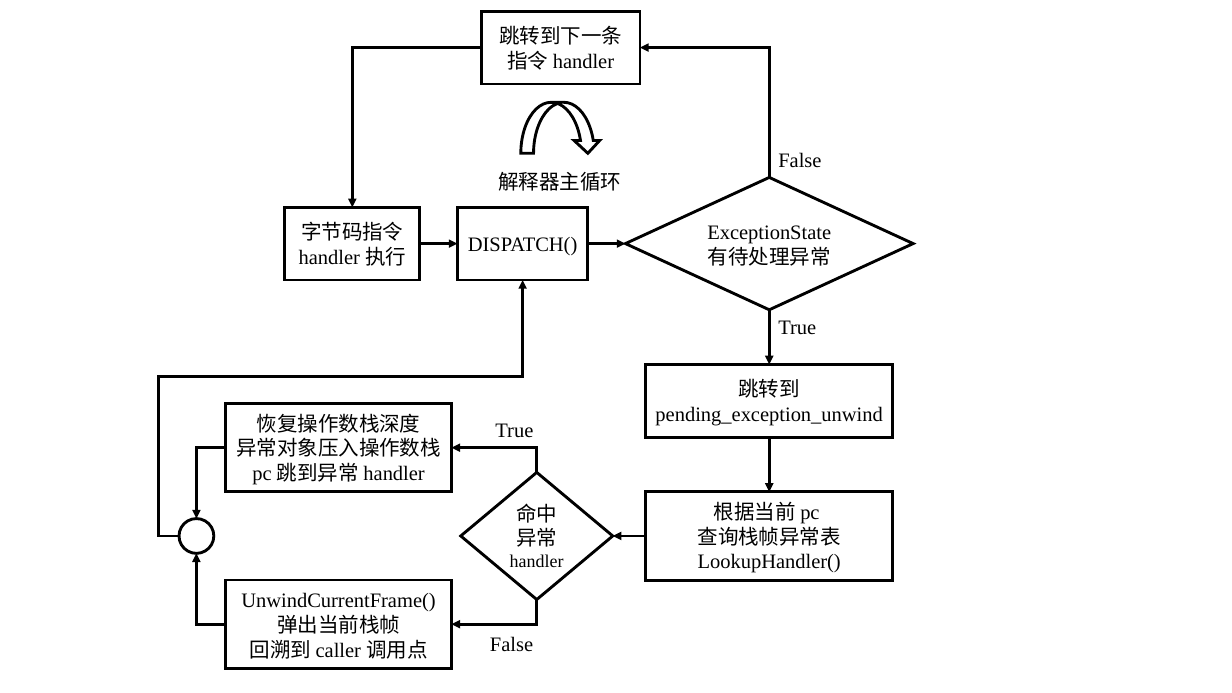
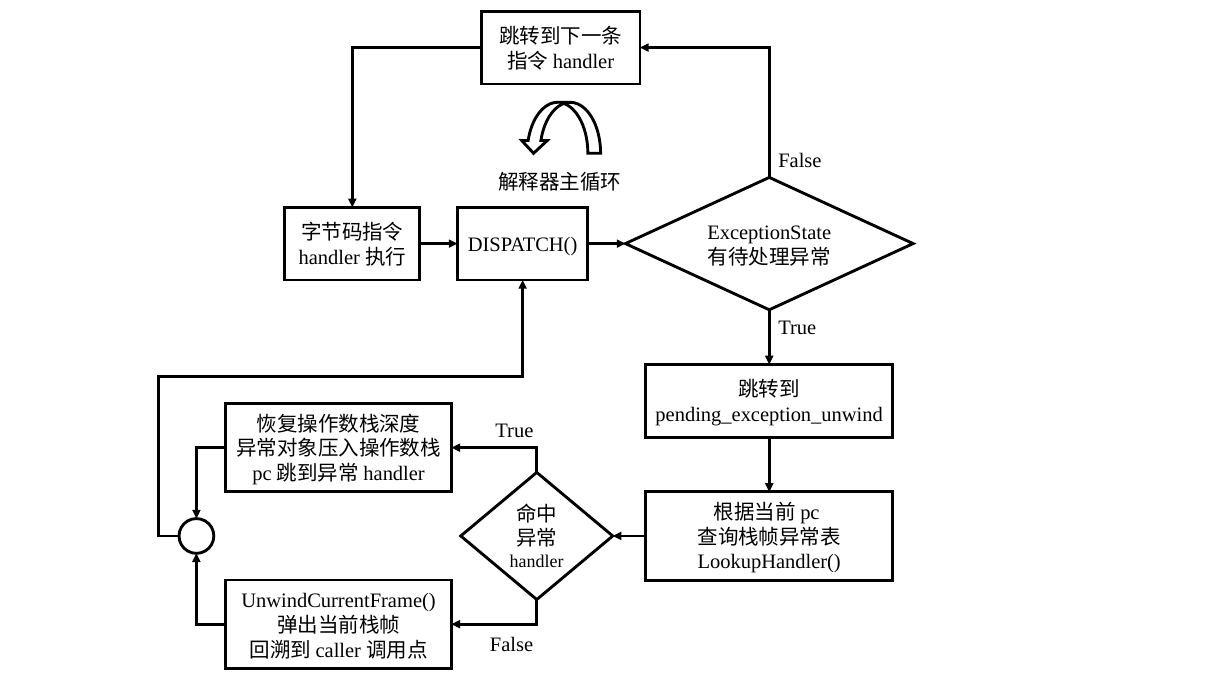
Before and after one commit to WU-SUNFLOWER/S.A.A.U.S.O, a slide deck: slide 16 of docs/thesis/pictures.pptx. Drawn at 1232x693 pixels with LibreOffice and Linux fonts; fonts in the diff are those of the drawing. Boxes give left, top, right and bottom in pixels: in the first picture for what was removed or moved away, otherwise in the second. Text is boxed around its words. In the diff, an @@ line names an element or a change of style, - is before the commit and + after.

```diff
--- a/docs/thesis/pictures.pptx
+++ b/docs/thesis/pictures.pptx
@@ curved down arrow at [521, 103, 601, 153]: mirrored @@
```
Also in this commit, not shown: 4 other slides changed, 1 other file.
